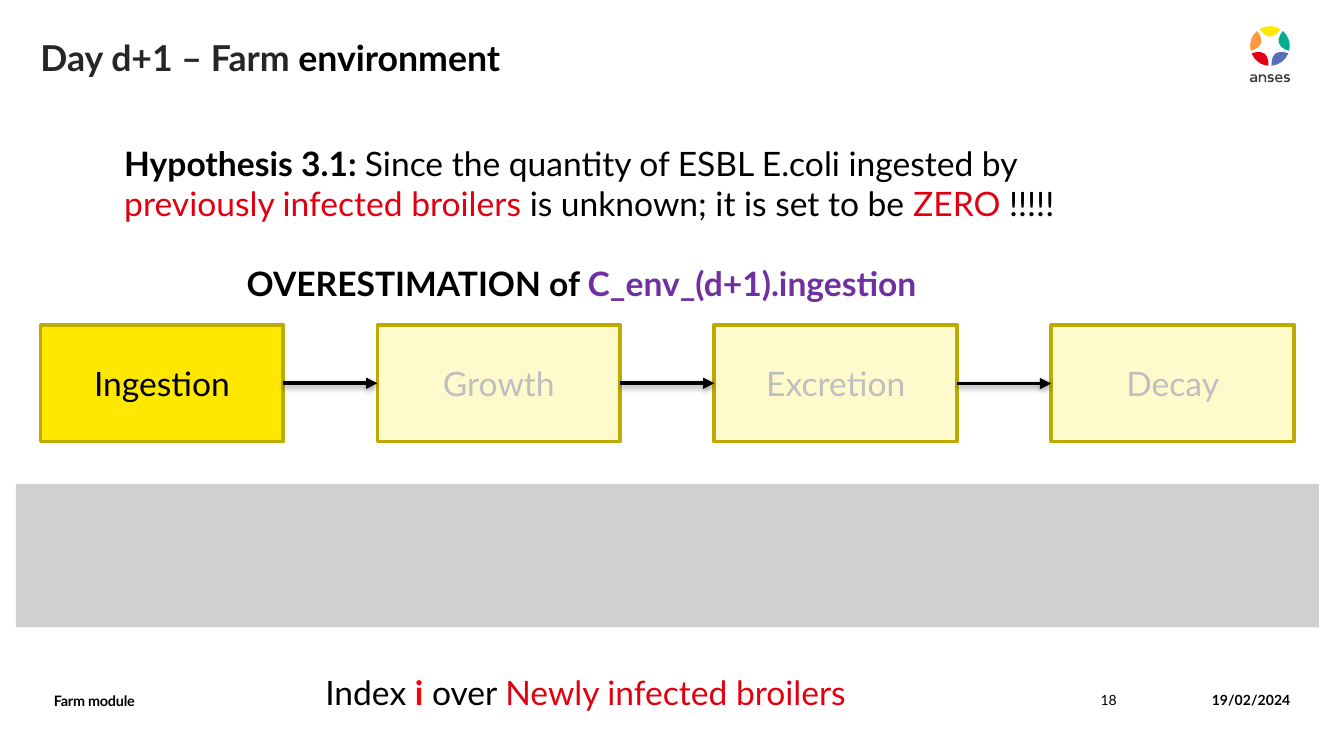
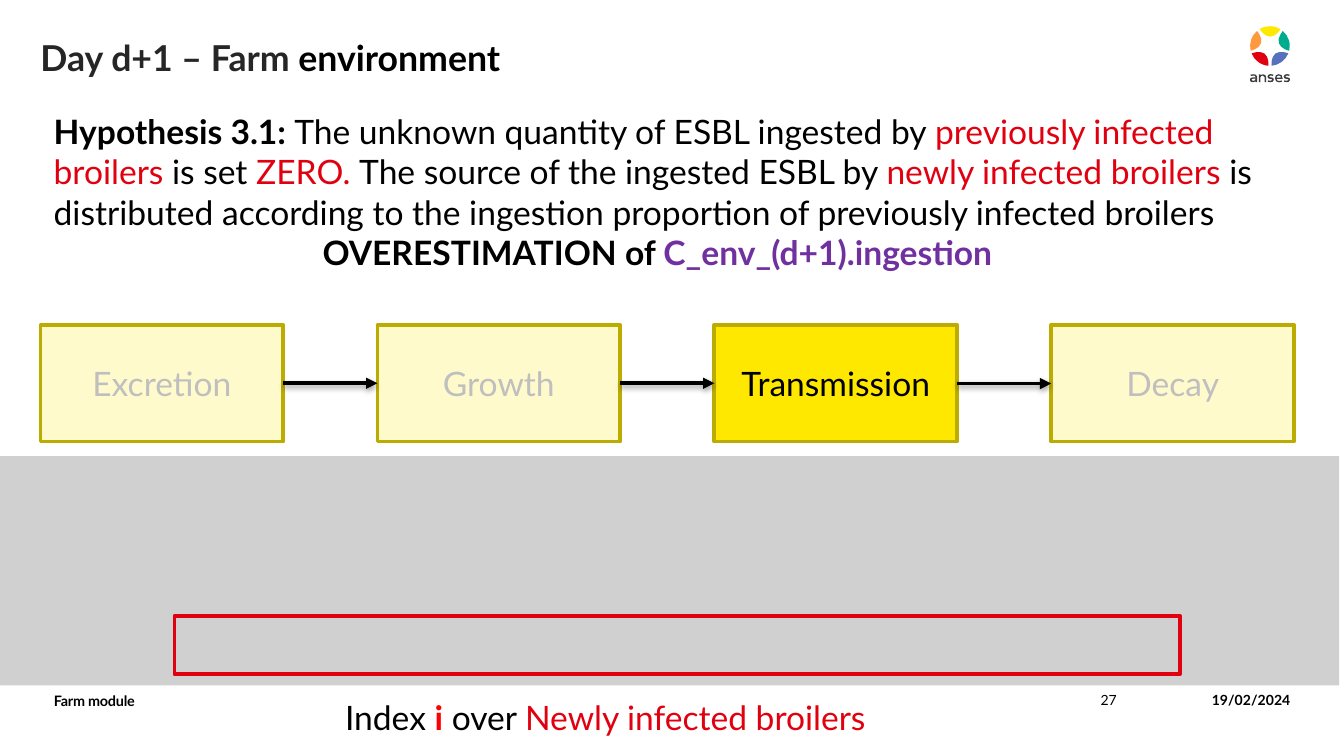
Before and after one commit to ENVIRE-JPIAMR/farm-module, a slide deck: slide 27 of docs/farm_module.pptx (slide 18 before the commit). Drawn at 1344x756 pixels with LibreOffice and Linux fonts; fonts in the diff are those of the drawing; grey boxes stand for pictures. Boxes give left, top, right and bottom in pixels: in the first picture for what was removed or moved away, otherwise in the second. Text is boxed around its words. In the diff, an @@ line names an element or a change of style, - is before the commit and + after.

Commit message:
doc updated

```diff
--- a/docs/farm_module.pptx
+++ b/docs/farm_module.pptx
@@ text "Hypothesis 3.1: The unknown quantity ...": place and size @@
-text "Hypothesis 3.1: The unknown quantity ..." at [124,151,1018,302]
+text "Hypothesis 3.1: The unknown quantity ..." at [54,119,1252,271]
@@ text at [54,119,1252,231]: text changed @@
-Hypothesis 3.1: Since the quantity of ESBL E.coli ingested by previously infected broilers is unknown; it is set to be ZERO !!!!!
+Hypothesis 3.1: The unknown quantity of ESBL ingested by previously infected broilers is set ZERO. The source of the ingested ESBL by newly infected broilers is distributed according to the ingestion proportion of previously infected broilers
@@ rectangle "Excretion" at [40,325,284,442]: fill #FFE800 to #FFFACC @@
@@ rectangle "Transmission" at [714,325,957,442]: fill #FFFACC to #FFE800 @@
@@ text in rectangle at [92,372,231,396]: text changed; text colour #000000 to #BFBFBF @@
-Ingestion
+Excretion
@@ text in rectangle at [741,371,930,397]: text changed; text colour #BFBFBF to #000000 @@
-Excretion
+Transmission
@@ picture: place and size @@
-picture at [16,484,1320,628]
+picture at [0,456,1340,685]
@@ rectangle added at [175,616,1180,673], outline #E1000F 2 pt @@
@@ text "Index i over Newly infected ...": place and size @@
-text "Index i over Newly infected ..." at [325,680,846,711]
+text "Index i over Newly infected ..." at [345,705,866,736]
@@ page number at [1101,695,1117,705]: text changed @@
-18
+27
```
Also in this commit, not shown: 17 other slides changed, 2 slides added, 1 slide removed.
